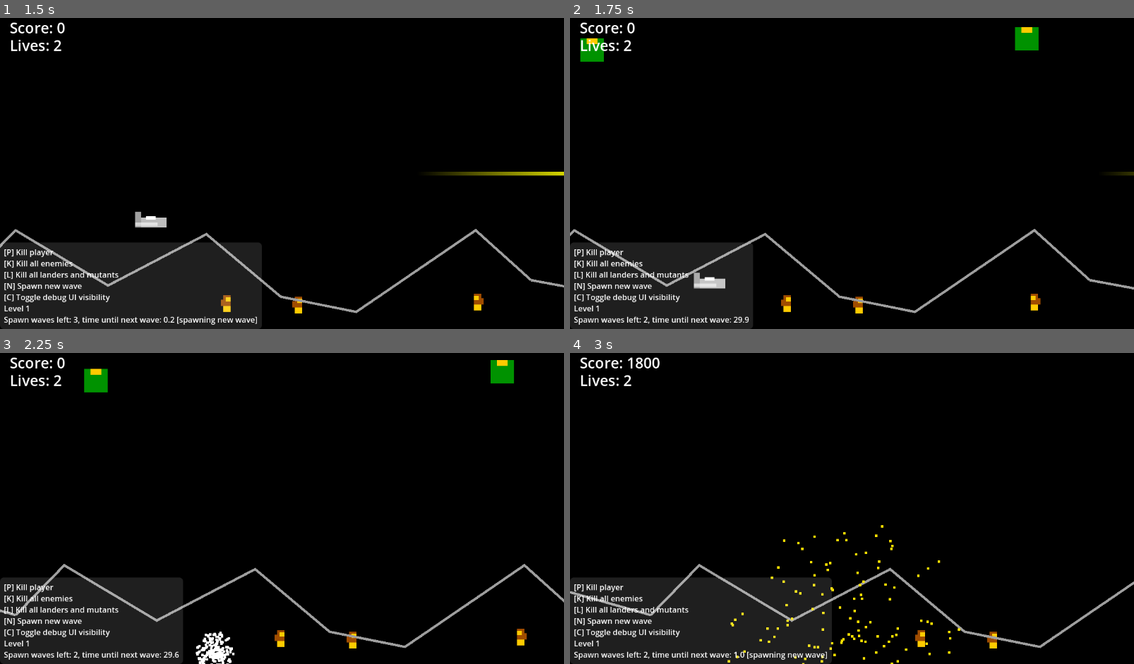
Above: before the commit, frames 1-4 (two rows, left to right).
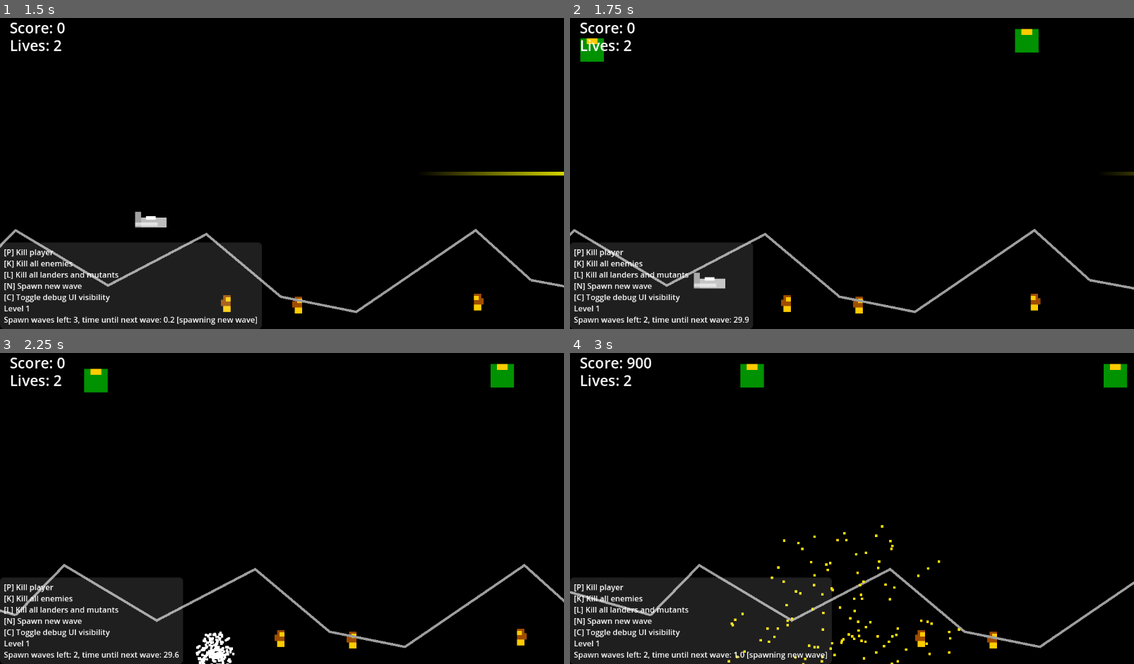
Above: after the commit, the same moments.

Repository: Toxe/godot-defender-clone
Game: Godot game, scene res://scenes/levels/title/title.tscn
The game is run twice, just before and just after one commit, with the same random seed, the same clock (stepped at 60 frames per second) and the same inputs.
Inputs:
- Up to frame 1 (1.5 s): tap Enter at 0.5 s; hold Right (move_right) 0.53-1.28 s; hold Space (fire) 0.53-1.28 s; hold Down (move_down) from 1.28 s (still down); tap C at 1.35 s
- Up to frame 2 (1.75 s): keep holding Down (move_down)
- Up to frame 3 (2.25 s): release Down (move_down) at 2.03 s; hold Right (move_right) from 2.03 s (still down); tap P at 2.1 s
- Up to frame 4 (3 s): release Right (move_right) at 2.78 s; hold Up (move_up) from 2.78 s (still down); tap K at 2.85 s

Frame 1 is identical in both runs. In frame 2, less than 0.1% of the frame differs, in the area x 78-84%, y 2-12%; in frame 3, 0.1%; in frame 4, 0.7%, in the area x 10-99%, y 1-12%.

Commit message:
Lander no longer wraps around at top/bottom; vertical position clamped to viewport

Diff:
--- /dev/null
+++ b/G01_Defender/scenes/enemies/lander.gd
@@ -0,0 +1,7 @@
+extends Enemy
+
+
+func _ready():
+    var height = $HitboxComponent/CollisionShape2D.shape.size.y
+    $MovementComponent.clamp_position_top = height + 10
+    $MovementComponent.clamp_position_bottom = get_viewport().get_visible_rect().size.y - height - 10
--- a/G01_Defender/scenes/enemies/lander.tscn
+++ b/G01_Defender/scenes/enemies/lander.tscn
@@ -1,8 +1,8 @@
 [gd_scene load_steps=10 format=3 uid="uid://u6fj8vy2f1oe"]
 
+[ext_resource type="Script" path="res://scenes/enemies/lander.gd" id="1_j3ap1"]
 [ext_resource type="PackedScene" uid="uid://6kn3g63u5hm4" path="res://scenes/components/movement_component.tscn" id="1_lgmwg"]
 [ext_resource type="PackedScene" uid="uid://bk00hc6aw3868" path="res://scenes/components/hitbox_component.tscn" id="1_u8o1l"]
-[ext_resource type="Script" path="res://scenes/enemies/enemy.gd" id="1_ytaqf"]
 [ext_resource type="PackedScene" uid="uid://ov5vv7r6yy8p" path="res://scenes/components/erratic_movement_ai_component.tscn" id="2_v2m4s"]
 [ext_resource type="PackedScene" uid="uid://1kc1srny6n4c" path="res://scenes/enemies/bullet.tscn" id="3_qu8ae"]
 [ext_resource type="PackedScene" uid="uid://ciovhjmxtwyjt" path="res://scenes/components/shooting_component.tscn" id="4_83jcr"]
@@ -16,12 +16,10 @@
 size = Vector2(48, 48)
 
 [node name="Lander" type="Node2D"]
-script = ExtResource("1_ytaqf")
-score = 150
-type = 3
+script = ExtResource("1_j3ap1")
 
 [node name="MovementComponent" parent="." instance=ExtResource("1_lgmwg")]
-can_wrap_around_vertically = true
+can_clamp_vertical_position = true
 speed = 60.0
 
 [node name="ErraticMovementAIComponent" parent="." node_paths=PackedStringArray("movement_component") instance=ExtResource("2_v2m4s")]
